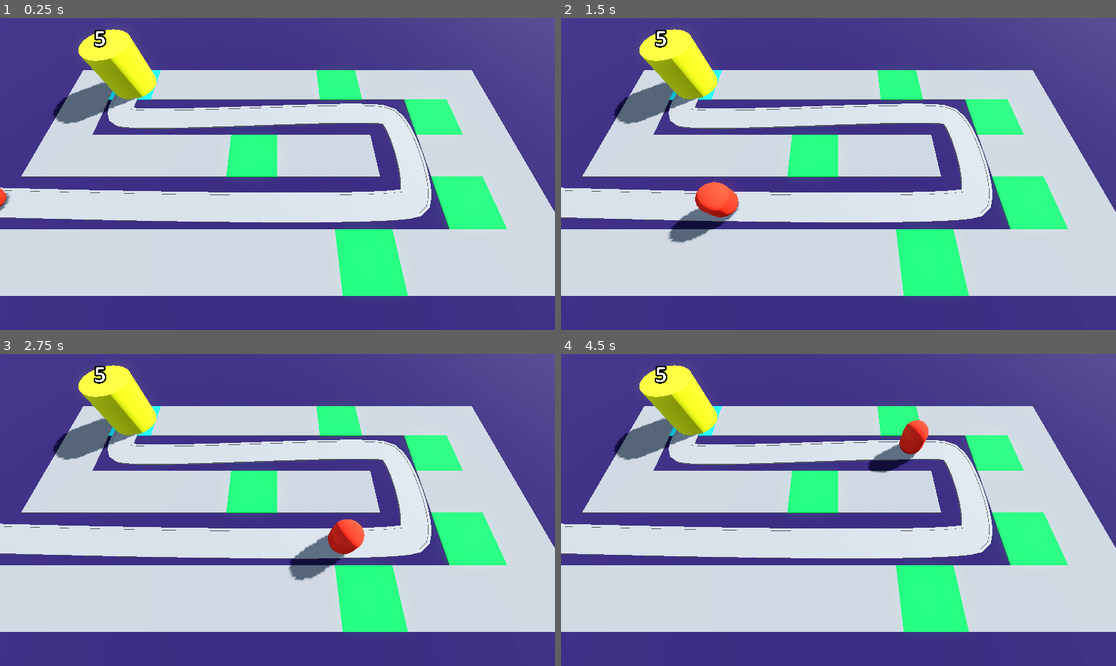
Above: before the commit, frames 1-4 (two rows, left to right).
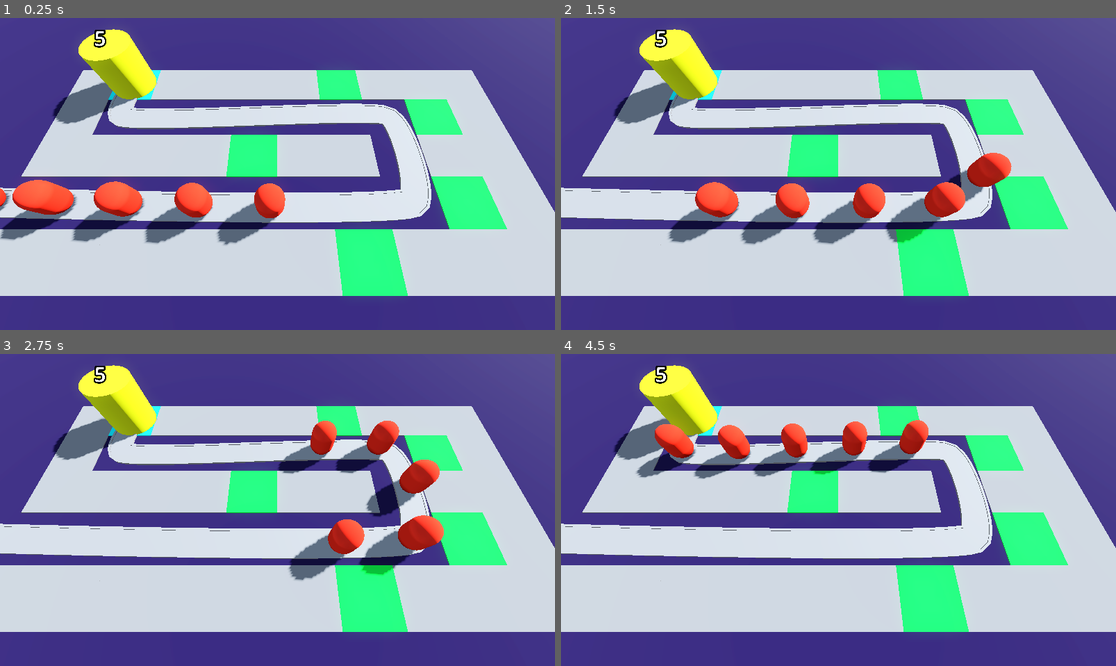
Above: after the commit, the same moments.

Repository: DrDuckson/Barbarian_Blaster
Game: Godot game, scene res://scenes/main.tscn
Two runs of this game, one before a commit and one after it. Both use one fixed random seed, a clock stepped at 60 frames per second and the inputs below.
Inputs:
- Up to frame 1 (0.25 s): no input
- Up to frame 2 (1.5 s): no input
- Up to frame 3 (2.75 s): no input
- Up to frame 4 (4.5 s): no input

The runs differ from the first frame. In frame 1, 5.4% of the frame differs, in the area x 0-52%, y 51-73%; in frame 2, 4.8%; in frame 3, 4.3%; in frame 4, 3.4%.

Commit message:
Added more enemies and setter for health

Diff:
--- a/scenes/main.tscn
+++ b/scenes/main.tscn
@@ -100,5 +100,25 @@
 transform = Transform3D(-4.37104e-08, 0, -0.999978, 0, 1, 0, 0.999978, 0, -4.37104e-08, -23, 0, 6)
 speed = 10.0
 
+[node name="Enemy2" parent="Path3D" instance=ExtResource("3_a6iuc")]
+transform = Transform3D(-0.0259112, 0, -0.999642, 0, 1, 0, 0.999642, 0, -0.0259112, -18.002, 0, 6.14017)
+progress = 5.0
+speed = 10.0
+
+[node name="Enemy3" parent="Path3D" instance=ExtResource("3_a6iuc")]
+transform = Transform3D(-0.0218268, 0, -0.99974, 0, 1, 0, 0.99974, 0, -0.0218268, -13.0034, 0, 6.25973)
+progress = 10.0
+speed = 10.0
+
+[node name="Enemy4" parent="Path3D" instance=ExtResource("3_a6iuc")]
+transform = Transform3D(-0.0167691, 0, -0.999837, 0, 1, 0, 0.999837, 0, -0.0167691, -8.00436, 0, 6.35683)
+progress = 15.0
+speed = 10.0
+
+[node name="Enemy5" parent="Path3D" instance=ExtResource("3_a6iuc")]
+transform = Transform3D(-0.00947993, 0, -0.999933, 0, 1, 0, 0.999933, 0, -0.00947993, -3.00476, 0, 6.4238)
+progress = 20.0
+speed = 10.0
+
 [node name="Basis" parent="." instance=ExtResource("4_cibqt")]
 transform = Transform3D(1, 0, 0, 0, 1, 0, 0, 0, 1, -14, 0, -6)
--- a/scripts/basis.gd
+++ b/scripts/basis.gd
@@ -2,12 +2,20 @@
 
 @export var max_health: int = 5
 
+var current_health: int:
+	set(health_in):
+		current_health = health_in
+		print("health was changed")
+		label_3d.text = str(current_health)
+		if current_health < 1:
+			get_tree().reload_current_scene()
+
 @onready var label_3d: Label3D = $Label3D
 
 func _ready() -> void:
-	label_3d.text = str(max_health)
+	current_health = max_health
+	#label_3d.text = str(max_health)
 
 func take_damage() -> void:
 	print("Damage dealt to base")
-	max_health -= 1
-	label_3d.text = str(max_health)
+	current_health -= 1
Not shown: 8 places in MeshLibraries/SpaceLibrary.tres that only renumber resources
